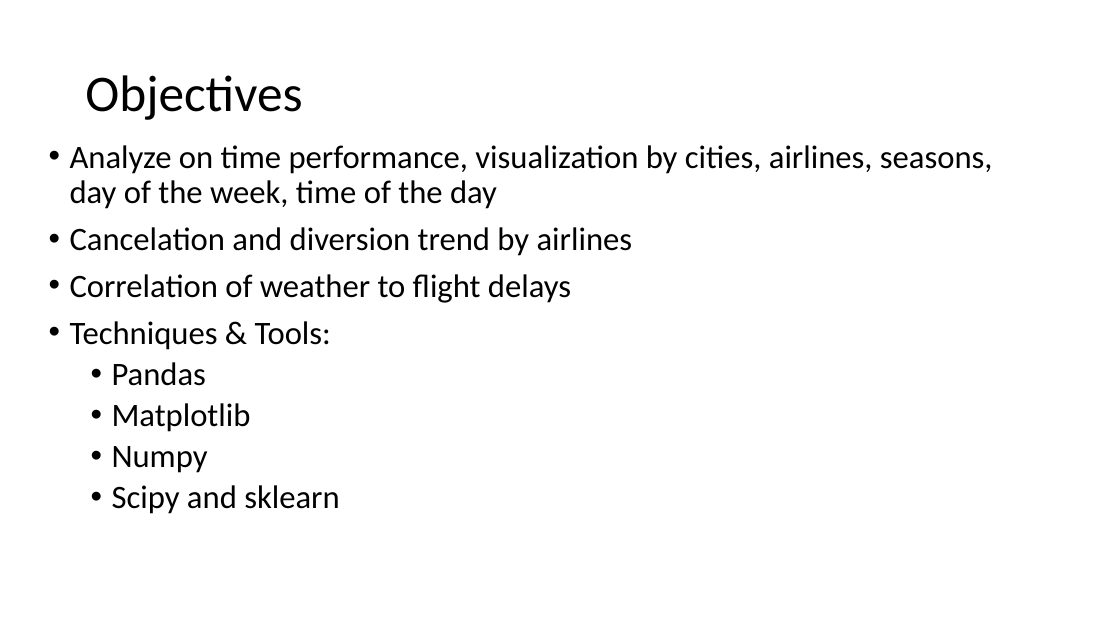
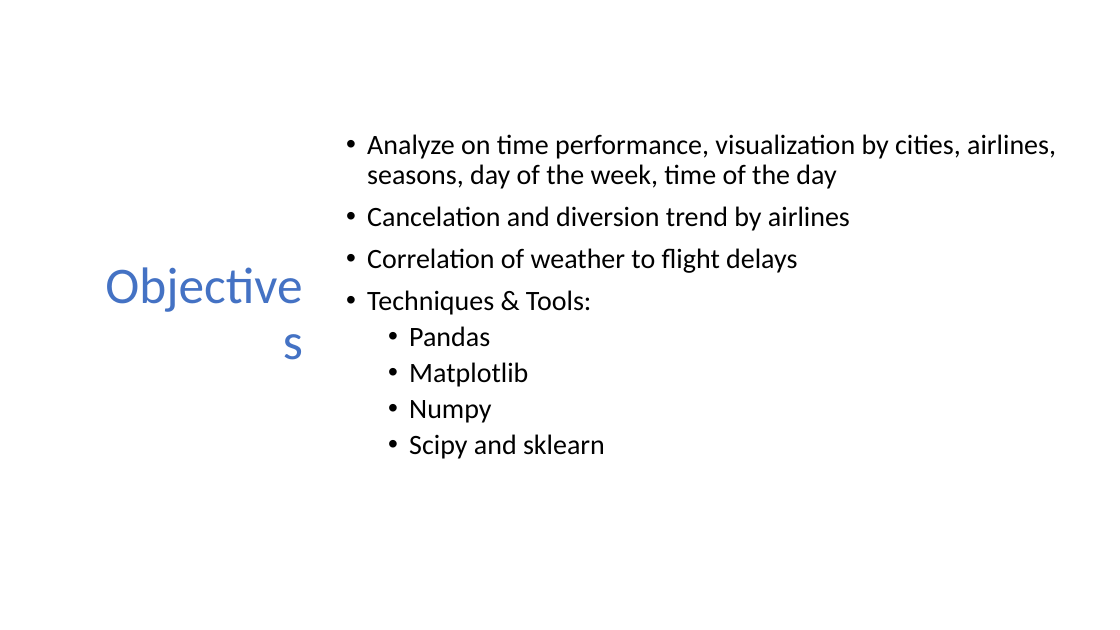
Before and after one commit to Randy0601/GroupProject, a slide deck: slide 5 of Ghassan-P/GroupProject-starbucks.pptx (slide 6 before the commit). Drawn at 1120x630 pixels with LibreOffice and Linux fonts; fonts in the diff are those of the drawing. Boxes give left, top, right and bottom in pixels: in the first picture for what was removed or moved away, otherwise in the second. Text is boxed around its words. In the diff, an @@ line names an element or a change of style, - is before the commit and + after.

Commit message:
Formatted presentation

```diff
--- a/Ghassan-P/GroupProject-starbucks.pptx
+++ b/Ghassan-P/GroupProject-starbucks.pptx
@@ text "Analyze on time performance, visualization ...": place and size @@
-text "Analyze on time performance, visualization ..." at (70, 145, 993, 514)
+text "Analyze on time performance, visualization ..." at (367, 134, 1056, 459)
@@ text "Analyze on time performance, visualization ..." at (367, 134, 1056, 459): size 28 to 24 pt; vertical alignment top to middle @@
@@ title "Objectives": place and size @@
-title "Objectives" at (85, 75, 302, 120)
+title "Objectives" at (77, 88, 312, 541)
@@ title "Objectives" at (77, 88, 312, 541): text colour #000000 to #4472C4; alignment left to right @@
```
Also in this commit, not shown: 23 other slides changed, 1 slide added.
